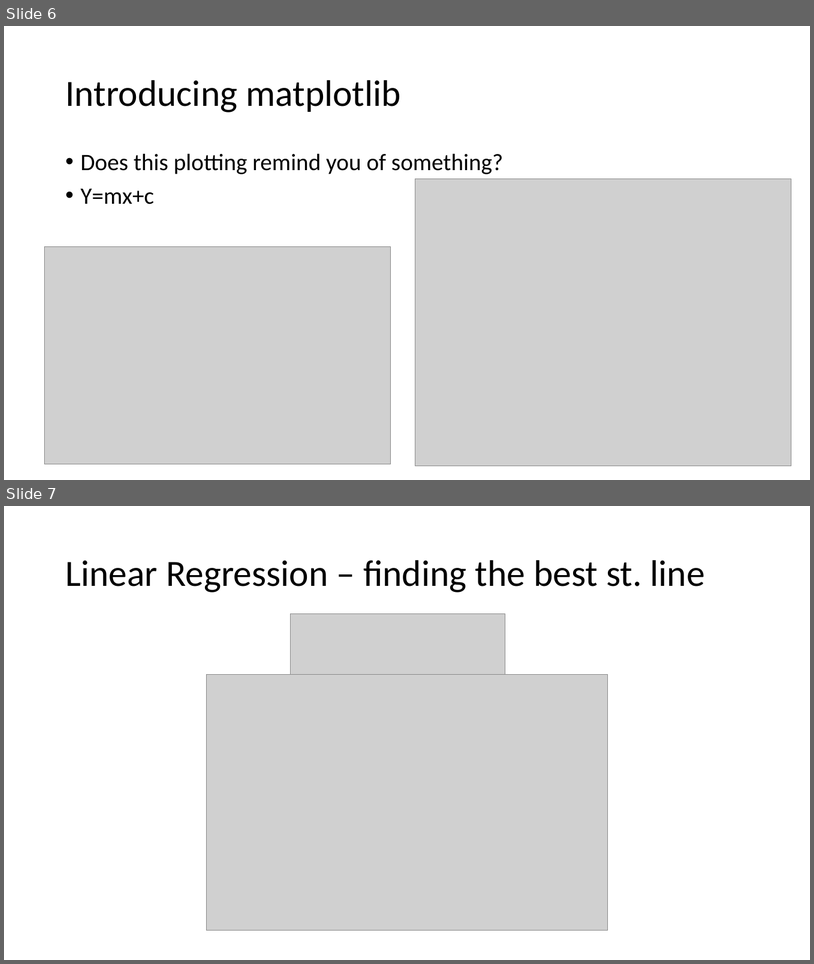
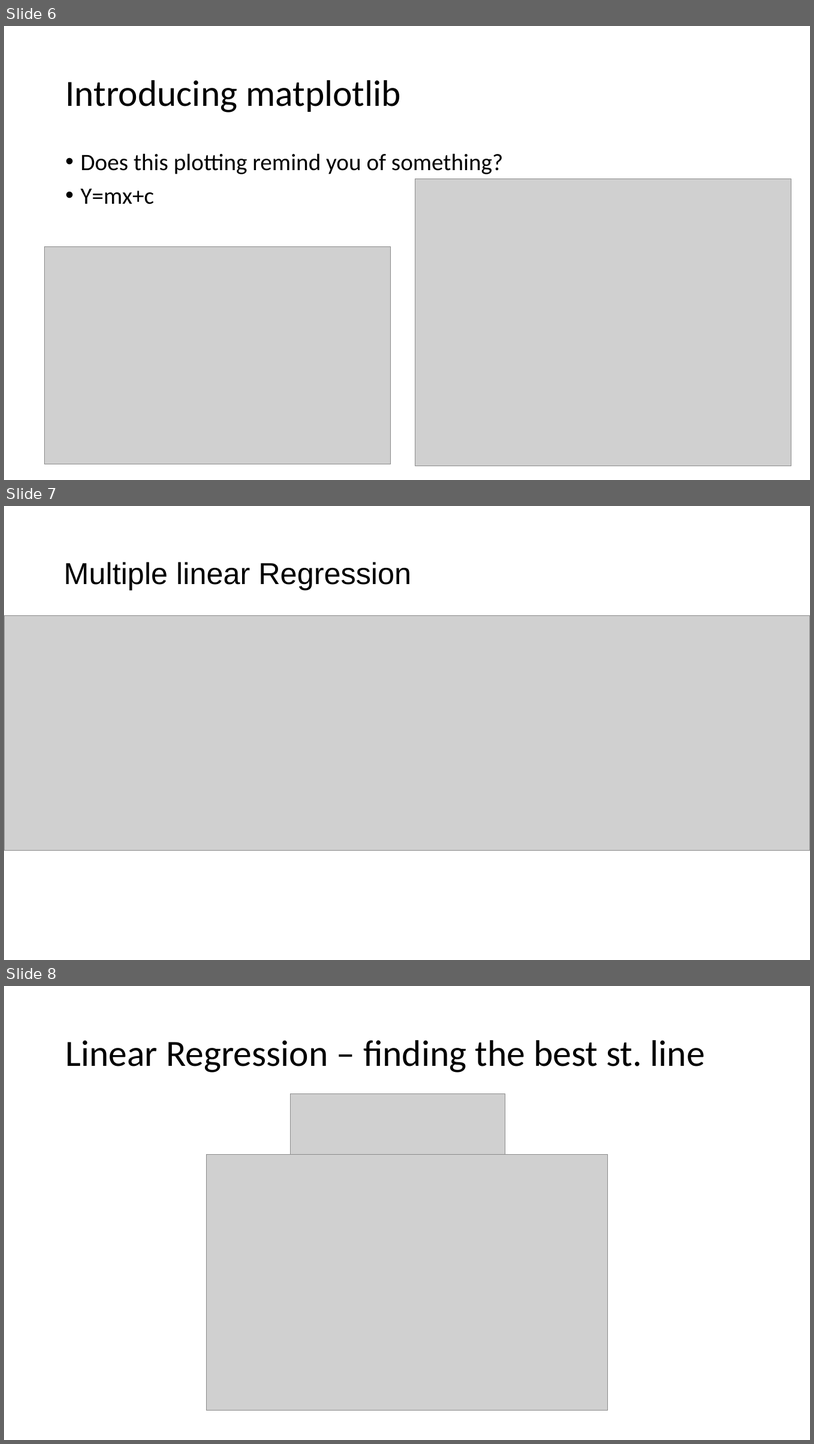
Before and after one commit to skupperr/ML---AI, a slide deck: Algorithms/Linear Regression/Regression Presentation.pptx. Shown one above the other, each under a label of ours: slides 6 and 7 before the commit, slides 6, 7 and 8 after it. The pictures are 814x964 and 814x1444 pixels, drawn with LibreOffice and Linux fonts; fonts in the diff are those of the drawing; grey boxes stand for pictures. Boxes give left, top, right and bottom in pixels: in the first picture for what was removed or moved away, otherwise in the second. Text is boxed around its words. In the diff, an @@ line names an element or a change of style, - is before the commit and + after.

```diff
--- a/Algorithms/Linear Regression/Regression Presentation.pptx
+++ b/Algorithms/Linear Regression/Regression Presentation.pptx
@@ slide 7 added at (x1=4, y1=506, x2=810, y2=960), background #FFFFFF @@
@@ text added at (x1=64, y1=562, x2=411, y2=590), 36 pt, text #000000 @@
+Multiple linear Regression
@@ picture added at (x1=4, y1=615, x2=810, y2=850) @@
@@ what was slide 7 is now slide 8 @@
```
Also in this commit, not shown: 1 other slide added, 4 other files.
